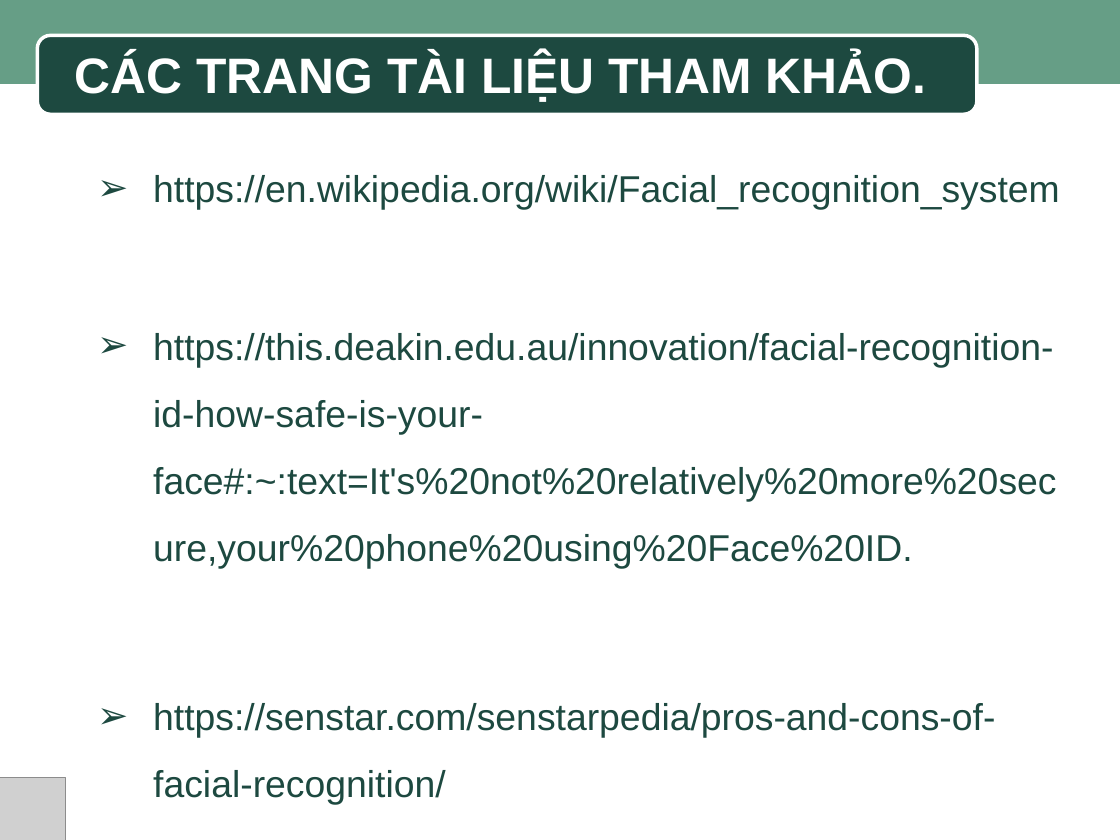
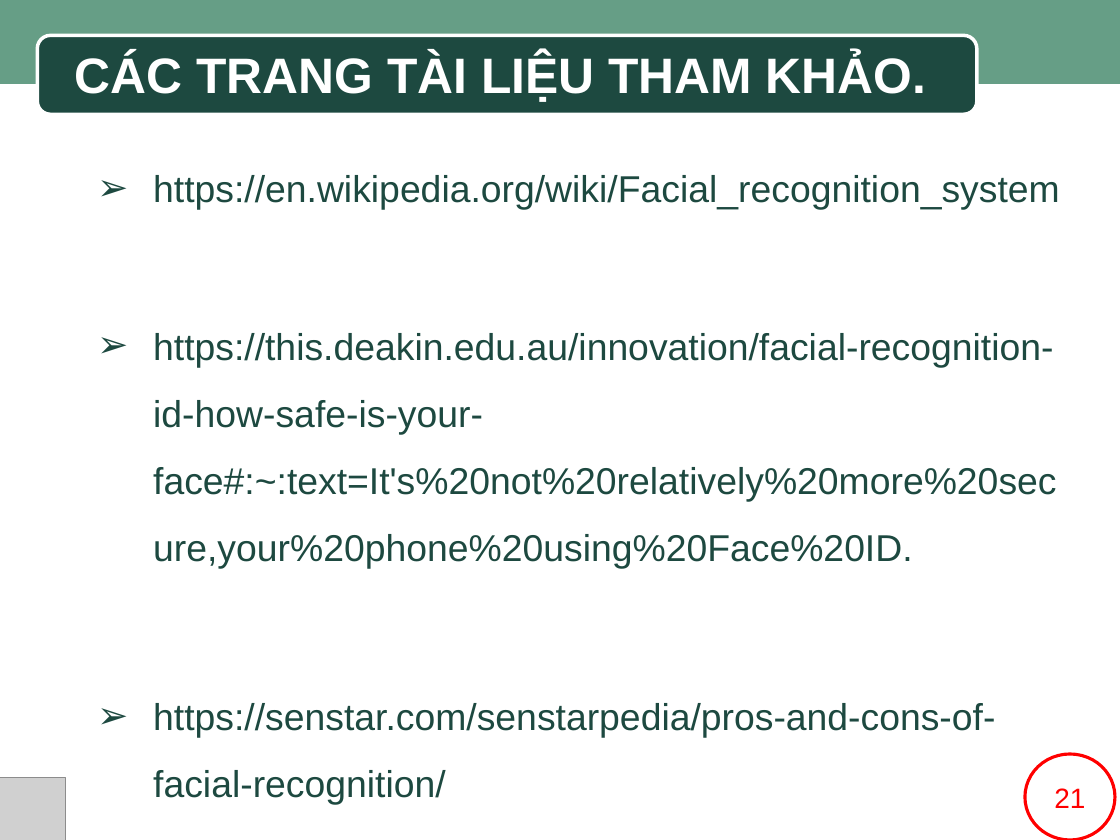
Before and after one commit to SaintLaurentxTran/hutech-23dthd4-nhom7, a slide deck: slide 21 of BÀI THUYẾT TRÌNH MẪU.pptx (slide 17 before the commit). Drawn at 1120x840 pixels with LibreOffice and Linux fonts; fonts in the diff are those of the drawing; grey boxes stand for pictures; background and template pictures are left out. Boxes give left, top, right and bottom in pixels: in the first picture for what was removed or moved away, otherwise in the second. Text is boxed around its words. In the diff, an @@ line names an element or a change of style, - is before the commit and + after.

```diff
--- a/BÀI THUYẾT TRÌNH MẪU.pptx
+++ b/BÀI THUYẾT TRÌNH MẪU.pptx
@@ ellipse added at box(1025, 754, 1114, 840), fill #FFFFFF, outline #FF0000 2 pt, 18 pt, text #FF0000 @@
+21
```
Also in this commit, not shown: 1 other slide changed, 4 slides added.
